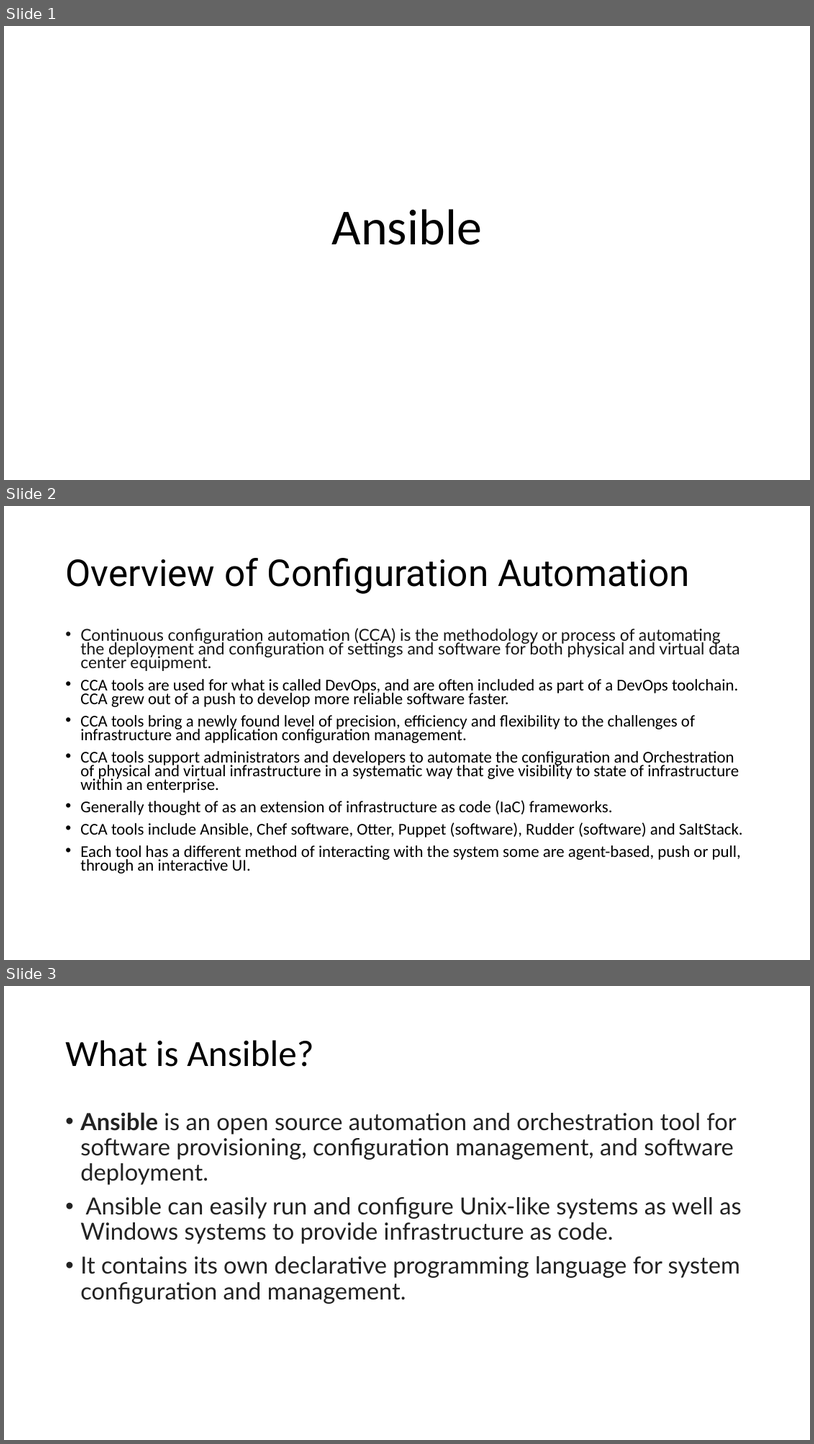
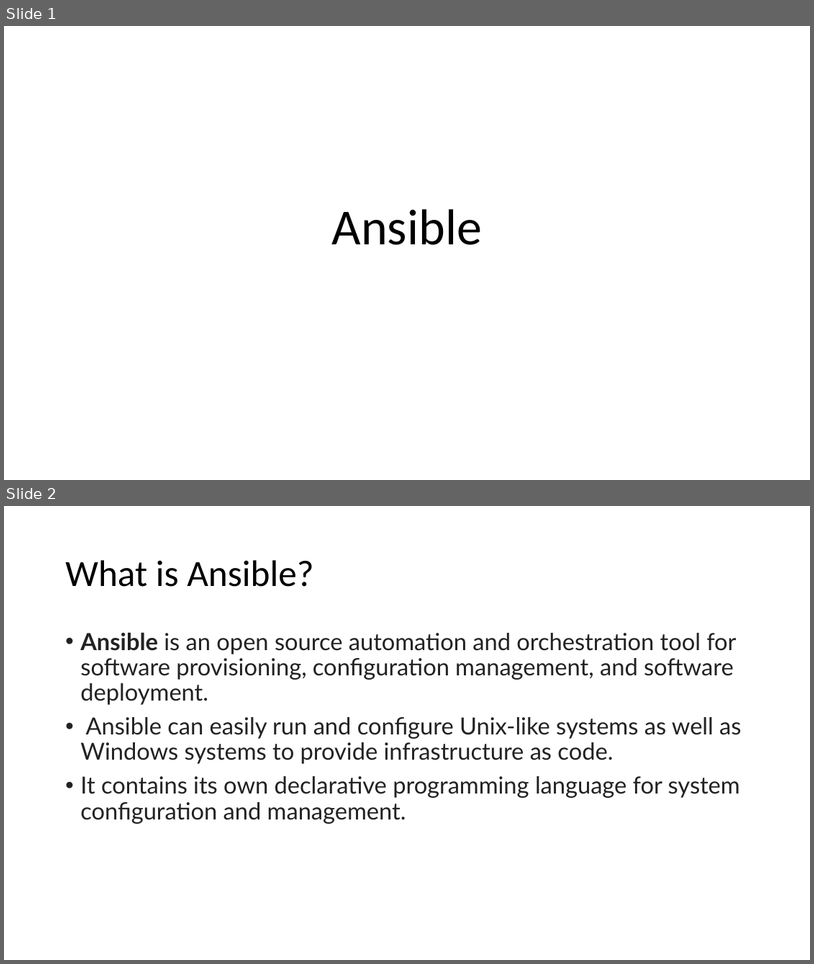
Before and after one commit to prabhat1510/stargilejava, a slide deck: 11032023_Ansible/Ansible.pptm. Shown one above the other, each under a label of ours: slides 1, 2 and 3 before the commit, slides 1 and 2 after it. The pictures are 814x1444 and 814x964 pixels, drawn with LibreOffice and Linux fonts; fonts in the diff are those of the drawing. Boxes give left, top, right and bottom in pixels: in the first picture for what was removed or moved away, otherwise in the second. Text is boxed around its words. In the diff, an @@ line names an element or a change of style, - is before the commit and + after.

```diff
--- a/11032023_Ansible/Ansible.pptm
+++ b/11032023_Ansible/Ansible.pptm
@@ slide 2 removed at [4, 506, 810, 960], background #FFFFFF @@
@@ title removed at [65, 558, 690, 594] @@
-Overview of Configuration Automation
@@ text removed at [80, 628, 743, 873] @@
-• Continuous configuration automation (CCA) is the methodology or process of automating the deployment and configuration of settings and software for both physical and virtual data center equipment.
-• CCA tools are used for what is called DevOps, and are often included as part of a DevOps toolchain. CCA grew out of a push to develop more reliable software faster.
-• CCA tools bring a newly found level of precision, efficiency and flexibility to the challenges of infrastructure and application configuration management.
-• CCA tools support administrators and developers to automate the configuration and Orchestration of physical and virtual infrastructure in a systematic way that give visibility to state of infrastructure within an enterprise.
-• Generally thought of as an extension of infrastructure as code (IaC) frameworks.
-• CCA tools include Ansible, Chef software, Otter, Puppet (software), Rudder (software) and SaltStack.
-• Each tool has a different method of interacting with the system some are agent-based, push or pull, through an interactive UI.
@@ what was slide 3 is now slide 2 @@
```
Also in this commit, not shown: 2 other files.
